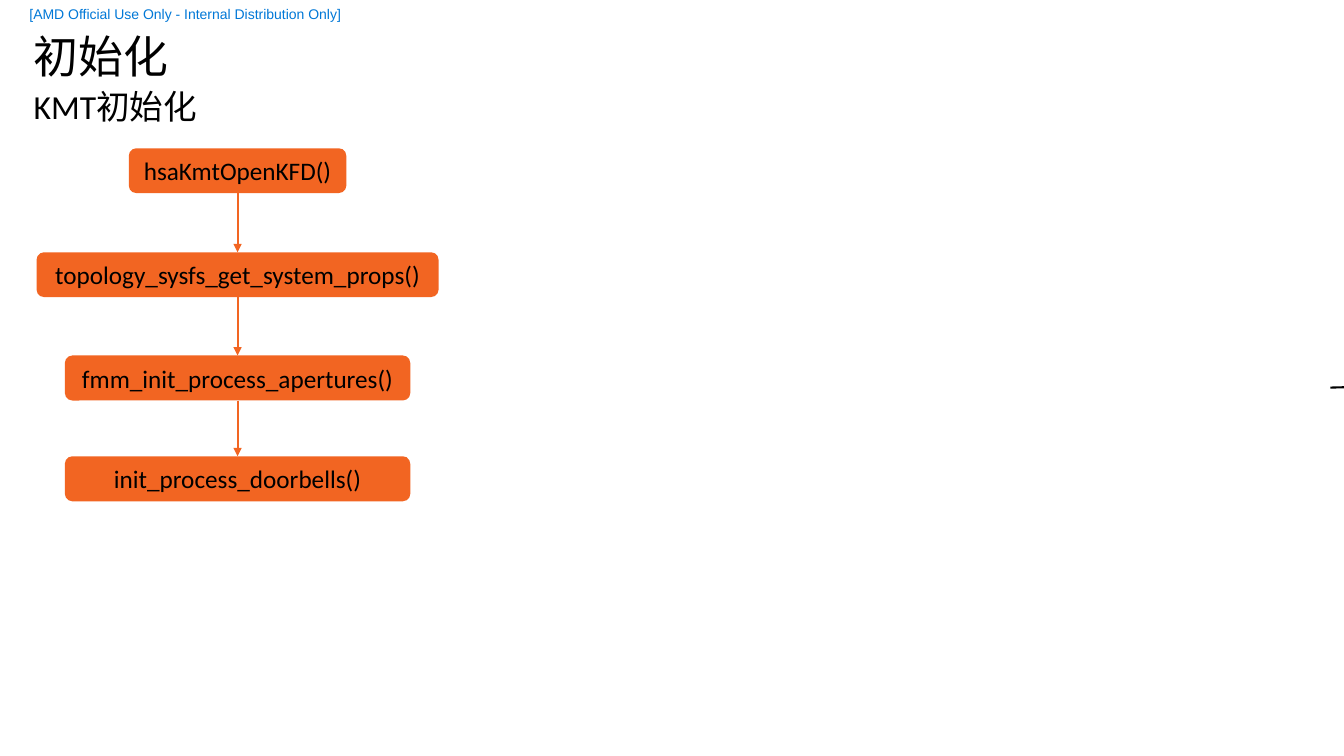
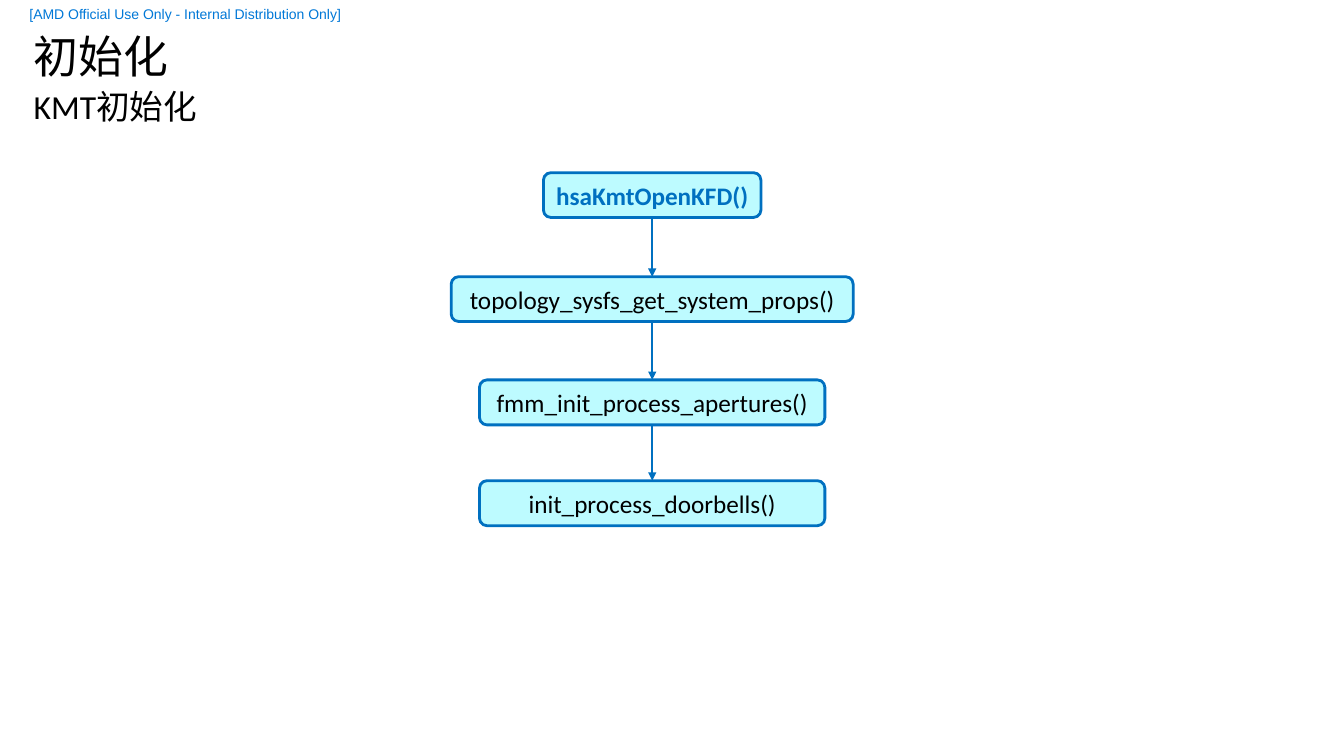
Before and after one commit to feifei14119/KmtHsaStudy, a slide deck: slide 5 of doc/HSA-KMT.pptx (slide 14 before the commit). Drawn at 1344x756 pixels with LibreOffice and Linux fonts; fonts in the diff are those of the drawing; background and template pictures are left out. Boxes give left, top, right and bottom in pixels: in the first picture for what was removed or moved away, otherwise in the second. Text is boxed around its words. In the diff, an @@ line names an element or a change of style, - is before the commit and + after.

```diff
--- a/doc/HSA-KMT.pptx
+++ b/doc/HSA-KMT.pptx
@@ rounded rectangle "hsaKmtOpenKFD()" at box(543, 172, 761, 217): text colour #000000 to #0070C0, bold on; fill #F26522 to #BDFBFF; outline none to #0070C0 2 pt @@
@@ arrow (652, 218) - (652, 277): stroke #F26522 1.5 pt to #0070C0 1.5 pt @@
@@ arrow (652, 322) - (652, 380): stroke #F26522 1.5 pt to #0070C0 1.5 pt @@
@@ arrow removed from (1330, 388) to (1344, 386) @@
@@ 4 rounded rectangles, 3 arrows: place and size @@
-4 rounded rectangles, 3 arrows at box(36, 148, 439, 502)
+4 rounded rectangles, 3 arrows at box(452, 172, 854, 526)
@@ arrow (652, 425) - (652, 481): stroke #F26522 1.5 pt to #0070C0 1.5 pt @@
@@ fill #F26522 to #BDFBFF; outline none to #0070C0 2 pt in 3 elements at box(452, 277, 854, 322), box(480, 380, 826, 425), box(480, 481, 826, 526) @@
```
Also in this commit, not shown: 16 other slides changed, 10 slides added, 2 slides removed, 38 other files.
